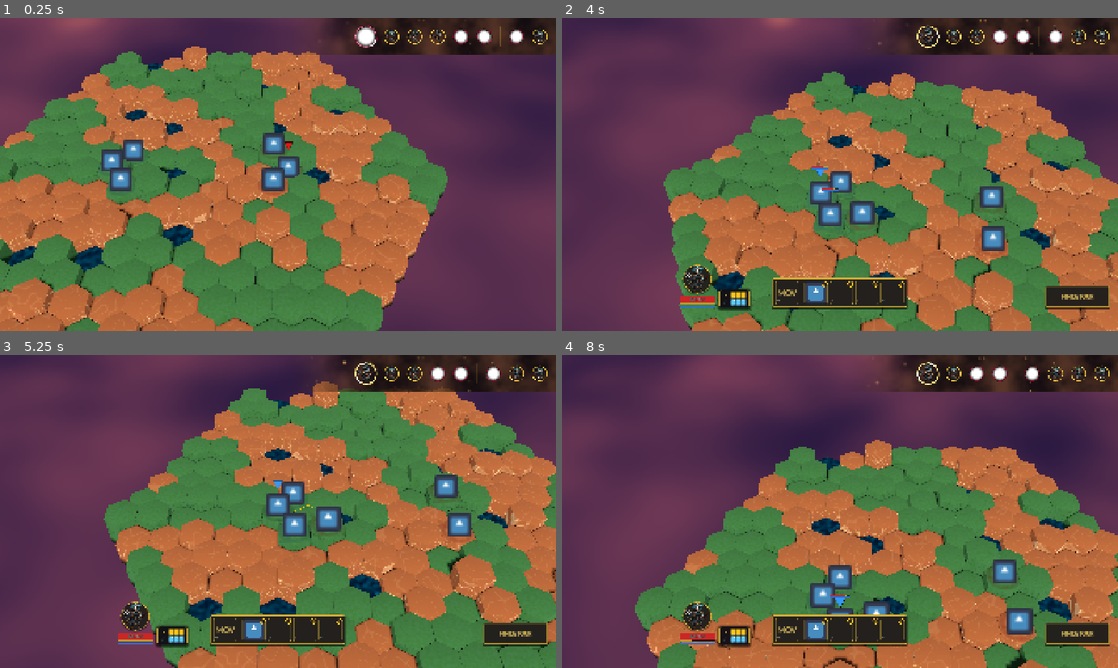
Above: before the commit, frames 1-4 (two rows, left to right).
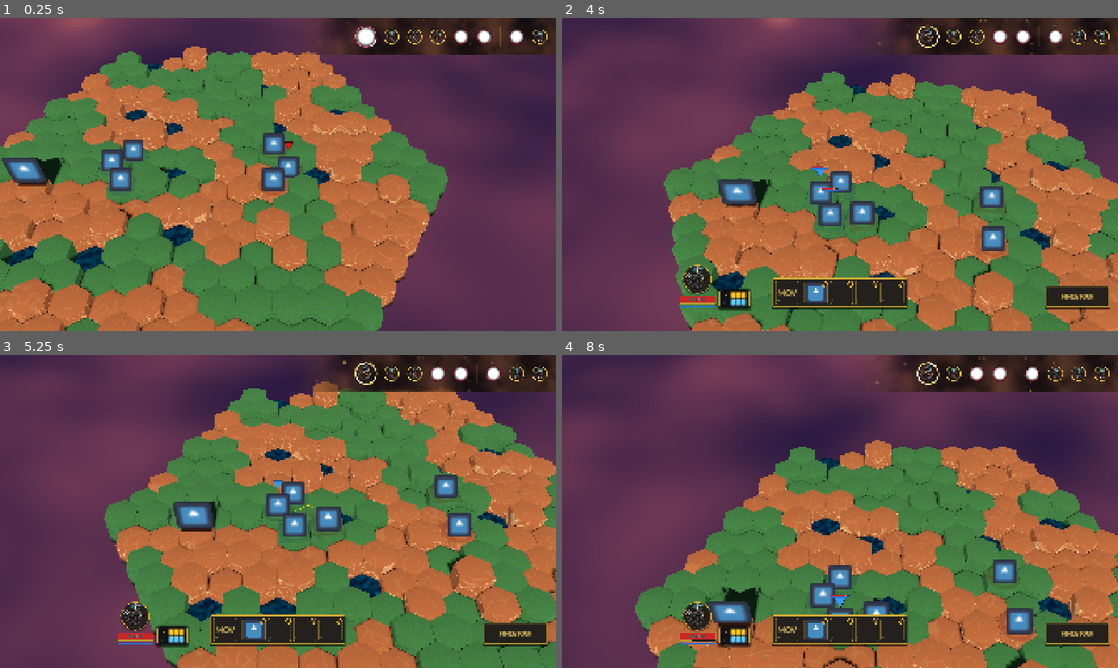
Above: after the commit, the same moments.

Repository: Kobraxos/Mythologia
Game: Godot game, scene res://levels/test_room/test_level.tscn
Two runs of this game, one before a commit and one after it. Both use one fixed random seed, a clock stepped at 60 frames per second and the inputs below. The project has no main scene, so this scene is started directly. The engine's default icon, where the game draws it, is replaced by a stand-in: a white triangle on a blue panel in a dark square.
Inputs (mouse positions are in pixels of both pictures, inside the frame that each line leads up to):
- Up to frame 1 (0.25 s): no input
- Up to frame 2 (4 s): move the mouse to (962, 158) at 0.52 s; hold Up (ui_up) 0.53-1.28 s; tap one key every 0.75 s from 0.6 s: S (camera_backward) W (camera_forward) A (camera_left) D (camera_right) Q (camera_rotate_left); move the mouse to (728, 190) at 1.27 s; move the mouse to (895, 105) at 2.02 s; hold Up (ui_up) 2.03-3.53 s; move the mouse to (812, 237) at 2.77 s; move the mouse to (1006, 221) at 3.52 s
- Up to frame 3 (5.25 s): move the mouse to (111, 464) at 4.27 s; tap E (camera_rotate_right) at 4.35 s; move the mouse to (305, 511) at 5.02 s; tap Mouse wheel up (camera_zoom_in) at 5.1 s
- Up to frame 4 (8 s): move the mouse to (756, 433) at 5.77 s; hold Up (ui_up) from 5.78 s (still down); tap Mouse wheel down (camera_zoom_out) at 5.85 s; move the mouse to (962, 495) at 6.52 s; press the mouse at (962, 495) at 6.53 s; move the mouse to (728, 527) at 7.27 s; release the mouse at (728, 527) at 7.28 s; tap Space (tactical_end_turn) at 7.35 s

The runs differ from the first frame. In frame 1, 0.8% of the frame differs, in the area x 0-12%, y 44-54%; in frame 2, 0.7%; in frame 3, 0.7%; in frame 4, 0.9%, in the area x 26-36%, y 74-87%.

Commit message:
feat: implement grid systems for displacement, generation, and line-of-sight alongside initial level test room

Diff:
--- /dev/null
+++ b/data/terrain/biome_palette.gd
@@ -0,0 +1,19 @@
+class_name BiomePalette
+extends Resource
+
+@export_category("Biome Definition")
+@export var biome_name: String = "Nouveau Biome"
+
+@export_category("Topography Rules")
+## Niveau Z en dessous duquel l'eau apparait automatiquement
+@export var water_level: int = 1
+
+@export_category("Terrain Palette")
+## Terrain par défaut (terre)
+@export var base_terrain: TerrainData
+## Terrain fertile (herbe)
+@export var fertile_terrain: TerrainData
+## Terrain liquide (eau)
+@export var water_terrain: TerrainData
+## Obstacles infranchissables (piliers)
+@export var obstacle_terrain: TerrainData
--- /dev/null
+++ b/data/terrain/biomes/olympian_biome.tres
@@ -0,0 +1,16 @@
+[gd_resource type="Resource" script_class="BiomePalette" format=3]
+
+[ext_resource type="Script" path="res://data/terrain/biome_palette.gd" id="1_script"]
+[ext_resource type="Resource" uid="uid://75xqi4b6msv0" path="res://data/terrain/tile_dirt.tres" id="2_dirt"]
+[ext_resource type="Resource" path="res://data/terrain/tile_grass.tres" id="3_grass"]
+[ext_resource type="Resource" path="res://data/terrain/tile_water.tres" id="4_water"]
+[ext_resource type="Resource" path="res://data/terrain/tiles/tile_obstacle.tres" id="5_obstacle"]
+
+[resource]
+script = ExtResource("1_script")
+biome_name = "Olympe"
+water_level = 1
+base_terrain = ExtResource("2_dirt")
+fertile_terrain = ExtResource("3_grass")
+water_terrain = ExtResource("4_water")
+obstacle_terrain = ExtResource("5_obstacle")
--- /dev/null
+++ b/data/terrain/tiles/tile_obstacle.tres
@@ -0,0 +1,18 @@
+[gd_resource type="Resource" script_class="TerrainData" format=3]
+
+[ext_resource type="Script" uid="uid://b67fvhv5qv7qo" path="res://data/terrain/terrain_data.gd" id="1_yfgsx"]
+[ext_resource type="PackedScene" path="res://data/terrain/tiles/visual_obstacle.tscn" id="2_vis"]
+
+[resource]
+script = ExtResource("1_yfgsx")
+is_surface = false
+duration_turns = 0
+id = &"obstacle"
+terrain_name = "Pilier Obscur"
+description = "Un immense pilier de roche qui bloque le passage."
+is_walkable = false
+movement_cost = 99
+blocks_line_of_sight = true
+terrain_element = 0
+visual_prefab = ExtResource("2_vis")
+metadata/_custom_type_script = "uid://b67fvhv5qv7qo"
--- /dev/null
+++ b/data/terrain/tiles/visual_obstacle.tscn
@@ -0,0 +1,18 @@
+[gd_scene format=3 uid="uid://b23v20a233b"]
+
+[ext_resource type="Material" uid="uid://dp1e2y3f4h5j6" path="res://data/terrain/visuals/mat_hex_dirt.tres" id="1_mat"]
+[ext_resource type="ArrayMesh" uid="uid://bhkn5v2swm7hy" path="res://assets/3d/msh_hex_base.res" id="2_mesh"]
+[ext_resource type="Texture2D" path="res://icon.svg" id="3_tex"]
+
+[node name="VisualObstacle" type="MeshInstance3D"]
+material_override = ExtResource("1_mat")
+mesh = ExtResource("2_mesh")
+
+[node name="Sprite3D" type="Sprite3D" parent="."]
+transform = Transform3D(1, 0, 0, 0, 1, 0, 0, 0, 1, 0, 0.25, 0)
+cast_shadow = 1
+offset = Vector2(0, 64)
+pixel_size = 0.015
+billboard = 2
+alpha_cut = 2
+texture = ExtResource("3_tex")
--- a/levels/test_room/test_level.tscn
+++ b/levels/test_room/test_level.tscn
@@ -7,7 +7,7 @@
 [ext_resource type="Resource" path="res://data/terrain/tile_grass.tres" id="3_grass"]
 [ext_resource type="PackedScene" uid="uid://d3j1abc123def" path="res://entities/unit/base/unit.tscn" id="3_unit"]
 [ext_resource type="Script" uid="uid://car7yf0c3gkxo" path="res://systems/grid/grid_controller.gd" id="4_controller"]
-[ext_resource type="Resource" path="res://data/terrain/tile_water.tres" id="4_water"]
+[ext_resource type="Resource" path="res://data/terrain/biomes/olympian_biome.tres" id="10_biome"]
 [ext_resource type="Script" uid="uid://c2cgnt703ea2e" path="res://systems/grid/highlights/highlight_manager.gd" id="5_highlight"]
 [ext_resource type="PackedScene" uid="uid://bfohpuopwfs7j" path="res://systems/grid/highlights/highlight_move.tscn" id="6_hw3ya"]
 [ext_resource type="PackedScene" uid="uid://bvnnrvkf264q4" path="res://systems/grid/highlights/highlight_attack.tscn" id="7_dajra"]
@@ -39,6 +39,9 @@
 [sub_resource type="FastNoiseLite" id="FastNoiseLite_moisture"]
 frequency = 0.02
 
+[sub_resource type="FastNoiseLite" id="FastNoiseLite_obstacle"]
+frequency = 0.05
+
 [sub_resource type="PlaneMesh" id="PlaneMesh_sea"]
 size = Vector2(100, 100)
 
@@ -47,12 +50,9 @@
 map_radius = 8
 elevation_noise = SubResource("FastNoiseLite_kt0r7")
 max_elevation = 5
-fallback_terrain = ExtResource("2_kt0r7")
+active_biome = ExtResource("10_biome")
 moisture_noise = SubResource("FastNoiseLite_moisture")
-arid_terrain = ExtResource("2_kt0r7")
-fertile_terrain = ExtResource("3_grass")
-water_terrain = ExtResource("4_water")
-water_level = 1
+obstacle_noise = SubResource("FastNoiseLite_obstacle")
 
 [node name="DirectionalLight3D" type="DirectionalLight3D" parent="." unique_id=131529003]
 transform = Transform3D(1, 0, 0, 0, 0.707107, 0.707107, 0, -0.707107, 0.707107, 0, 10, 0)
--- a/systems/grid/displacement/grid_displacement_system.gd
+++ b/systems/grid/displacement/grid_displacement_system.gd
@@ -62,6 +62,10 @@
 		if GridManager.unit_positions.has(next_hex_3d) and GridManager.unit_positions[next_hex_3d] != target_unit: break # Bloqué par une autre unité
 		if z - current_hex_3d.z > MAX_ELEVATION_DIFF: break # Mur infranchissable
 
+		# AAA : Vérification du bloqueur statique (Obstacles)
+		var terrain: TerrainData = GridManager.get_active_terrain(next_hex_3d)
+		if not terrain or not terrain.is_walkable: break
+
 		final_hex = next_hex_3d
 		current_hex_3d = final_hex
 
@@ -74,8 +78,13 @@
 		var target_3d := Vector3i(target_hex.x, target_hex.y, target_z)
 		var is_free: bool = not GridManager.unit_positions.has(target_3d) or GridManager.unit_positions[target_3d] == caster
 
+		# AAA : Vérification stricte du terrain praticable
+		var terrain: TerrainData = GridManager.get_active_terrain(target_3d)
+		if terrain and not terrain.is_walkable:
+			is_free = false
+
 		if is_free:
-			if not check_path or _check_dash_path(caster.current_hex, target_3d):
+			if not check_path or _check_dash_path(caster, target_3d):
 				return target_3d
 
 	# AAA 2 : Si la case est occupée (ex: attaque sur un ennemi), on s'arrête sur la case adjacente la plus proche pour frapper en mêlée.
@@ -95,10 +104,15 @@
 		if GridManager.unit_positions.has(hex_3d) and GridManager.unit_positions[hex_3d] != caster:
 			continue
 
+		# AAA : L'attaquant de mêlée ne peut pas atterrir sur un obstacle !
+		var terrain: TerrainData = GridManager.get_active_terrain(hex_3d)
+		if not terrain or not terrain.is_walkable:
+			continue
+
 		if abs(z - target_hex.z) > MAX_ELEVATION_DIFF:
 			continue
 
-		if check_path and not _check_dash_path(origin_hex, hex_3d):
+		if check_path and not _check_dash_path(caster, hex_3d):
 			continue
 
 		var dist: int = HexMath.distance_2d(origin_hex, hex_3d)
@@ -108,7 +122,8 @@
 
 	return best_hex
 
-func _check_dash_path(origin_hex: Vector3i, target_hex: Vector3i) -> bool:
+func _check_dash_path(caster: Unit, target_hex: Vector3i) -> bool:
+	var origin_hex := caster.current_hex
 	var origin_2d := Vector2i(origin_hex.x, origin_hex.y)
 	var dest_2d := Vector2i(target_hex.x, target_hex.y)
 	var dist: int = HexMath.distance_2d_flat(origin_2d, dest_2d)
@@ -126,8 +141,16 @@
 
 		# Vérifier que la case traversée n'est pas un obstacle ou une unité bloquante
 		var p_3d := Vector3i(p_2d.x, p_2d.y, p_z)
+
+		# AAA : Impossible de traverser un bloqueur statique (Obstacles)
+		var terrain: TerrainData = GridManager.get_active_terrain(p_3d)
+		if not terrain or not terrain.is_walkable:
+			return false
+
 		if GridManager.unit_positions.has(p_3d) and p_3d != target_hex:
-			return false
+			var blocking_unit: Unit = GridManager.unit_positions[p_3d]
+			if blocking_unit.faction != caster.faction:
+				return false
 
 		current_hex_3d = p_3d
 
--- a/systems/grid/grid_generator/grid_generator.gd
+++ b/systems/grid/grid_generator/grid_generator.gd
@@ -12,18 +12,12 @@
 @export var max_elevation: int = 3
 
 @export_category("Biome Generation")
-## Terrain de repli si aucun biome ne correspond ou erreur
-@export var fallback_terrain: TerrainData
+## Palette contenant tous les terrains pour ce niveau
+@export var active_biome: BiomePalette
 ## Bruit déterminant l'humidité/fertilité de chaque case
 @export var moisture_noise: FastNoiseLite
-## Terrain utilisé pour les zones arides (humidité <= 0.0)
-@export var arid_terrain: TerrainData
-## Terrain utilisé pour les zones fertiles (humidité > 0.0)
-@export var fertile_terrain: TerrainData
-## Terrain utilisé pour l'eau
-@export var water_terrain: TerrainData
-## Niveau Z (altitude) sous lequel les tuiles deviennent de l'eau
-@export var water_level: int = 0
+## Bruit déterminant l'apparition d'obstacles
+@export var obstacle_noise: FastNoiseLite
 
 # PUBLIC VARIABLES
 ## Dictionnaire contenant toutes les tuiles instanciées sur le plateau.
@@ -60,7 +54,9 @@
 	if elevation_noise:
 		elevation_noise.seed = grid_seed
 	if moisture_noise:
-		moisture_noise.seed = grid_seed + 1000 # Graine décalée pour éviter la corrélation avec l'élévation
+		moisture_noise.seed = grid_seed + 1000 # Graine décalée
+	if obstacle_noise:
+		obstacle_noise.seed = grid_seed + 2000 # Graine décalée
 
 	for hex_coord: Vector3i in coords:
 		# Application du relief procédural via le bruit (Noise)
@@ -74,26 +70,37 @@
 			continue
 
 		# --- BIOME SELECTION ---
-		var chosen_terrain: TerrainData = fallback_terrain
+		if not active_biome:
+			push_error("GridGenerator: Aucune BiomePalette assignée !")
+			continue
+
+		var chosen_terrain: TerrainData = active_biome.base_terrain
 
 		# 1. Vérification de l'eau (Altitude)
-		if hex_coord.z <= water_level and water_terrain:
-			chosen_terrain = water_terrain
+		if hex_coord.z <= active_biome.water_level and active_biome.water_terrain:
+			chosen_terrain = active_biome.water_terrain
 		else:
-			# 2. Logique d'humidité (Moisture)
-			if moisture_noise:
-				var moisture_val: float = moisture_noise.get_noise_2d(hex_coord.x * 10.0, hex_coord.y * 10.0)
-				if moisture_val > 0.0 and fertile_terrain:
-					chosen_terrain = fertile_terrain
-				elif arid_terrain:
-					chosen_terrain = arid_terrain
-			else:
-				# Fallback si pas de bruit défini
-				if fertile_terrain: chosen_terrain = fertile_terrain
-				elif arid_terrain: chosen_terrain = arid_terrain
+			# 2. Vérification des obstacles (Bruit haute fréquence)
+			var is_obstacle: bool = false
+			if obstacle_noise and active_biome.obstacle_terrain:
+				var obs_val: float = obstacle_noise.get_noise_2d(hex_coord.x * 10.0, hex_coord.y * 10.0)
+				if obs_val > 0.6:
+					chosen_terrain = active_biome.obstacle_terrain
+					is_obstacle = true
+
+			# 3. Logique d'humidité (Moisture)
+			if not is_obstacle:
+				if moisture_noise:
+					var moisture_val: float = moisture_noise.get_noise_2d(hex_coord.x * 10.0, hex_coord.y * 10.0)
+					if moisture_val > 0.0 and active_biome.fertile_terrain:
+						chosen_terrain = active_biome.fertile_terrain
+					elif active_biome.base_terrain:
+						chosen_terrain = active_biome.base_terrain
+				else:
+					if active_biome.base_terrain: chosen_terrain = active_biome.base_terrain
 
 		if not chosen_terrain:
-			push_error("GridGenerator: Aucun TerrainData valide trouvé (fallback, fertile, ou aride).")
+			push_error("GridGenerator: Aucun TerrainData valide trouvé dans la palette.")
 			continue
 
 		if not chosen_terrain.visual_prefab:
--- a/systems/grid/line_of_sight/grid_los_system.gd
+++ b/systems/grid/line_of_sight/grid_los_system.gd
@@ -13,6 +13,7 @@
 
 # ÉTATS MATHÉMATIQUES INTERNES (Data-Oriented)
 var _static_heights: Dictionary = {}
+var _static_blockers: Dictionary = {}
 var _dynamic_blockers: Dictionary = {}
 
 # CACHE
@@ -159,6 +160,10 @@
 		if current_3d != ignored_hex and _has_dynamic_blocker(current_3d):
 			return false
 
+		# AAA : Bloqueurs statiques (Murs, Arbres) O(1)
+		if _static_blockers.has(current_3d):
+			return false
+
 		# AAA : Topologie 2.5D O(1)
 		var max_z: int = max(start_hex.z, target_hex.z)
 		if current_z > max_z:
@@ -175,9 +180,16 @@
 
 func _on_grid_topology_ready(topology: Dictionary) -> void:
 	_static_heights.clear()
+	_static_blockers.clear()
 	for hex_3d: Vector3i in topology.keys():
 		var hex_2d := Vector2i(hex_3d.x, hex_3d.y)
 		_static_heights[hex_2d] = hex_3d.z
+
+		# Mise en cache des bloqueurs statiques (ex: Piliers, Arbres)
+		var terrain: TerrainData = topology[hex_3d]
+		if terrain and terrain.blocks_line_of_sight:
+			_static_blockers[hex_3d] = true
+
 	_invalidate_los_cache()
 
 func _on_dynamic_blocker_changed(_unit: Node, from_hex: Vector3i, to_hex: Vector3i) -> void:
Not shown, added: data/terrain/biome_palette.gd.uid
